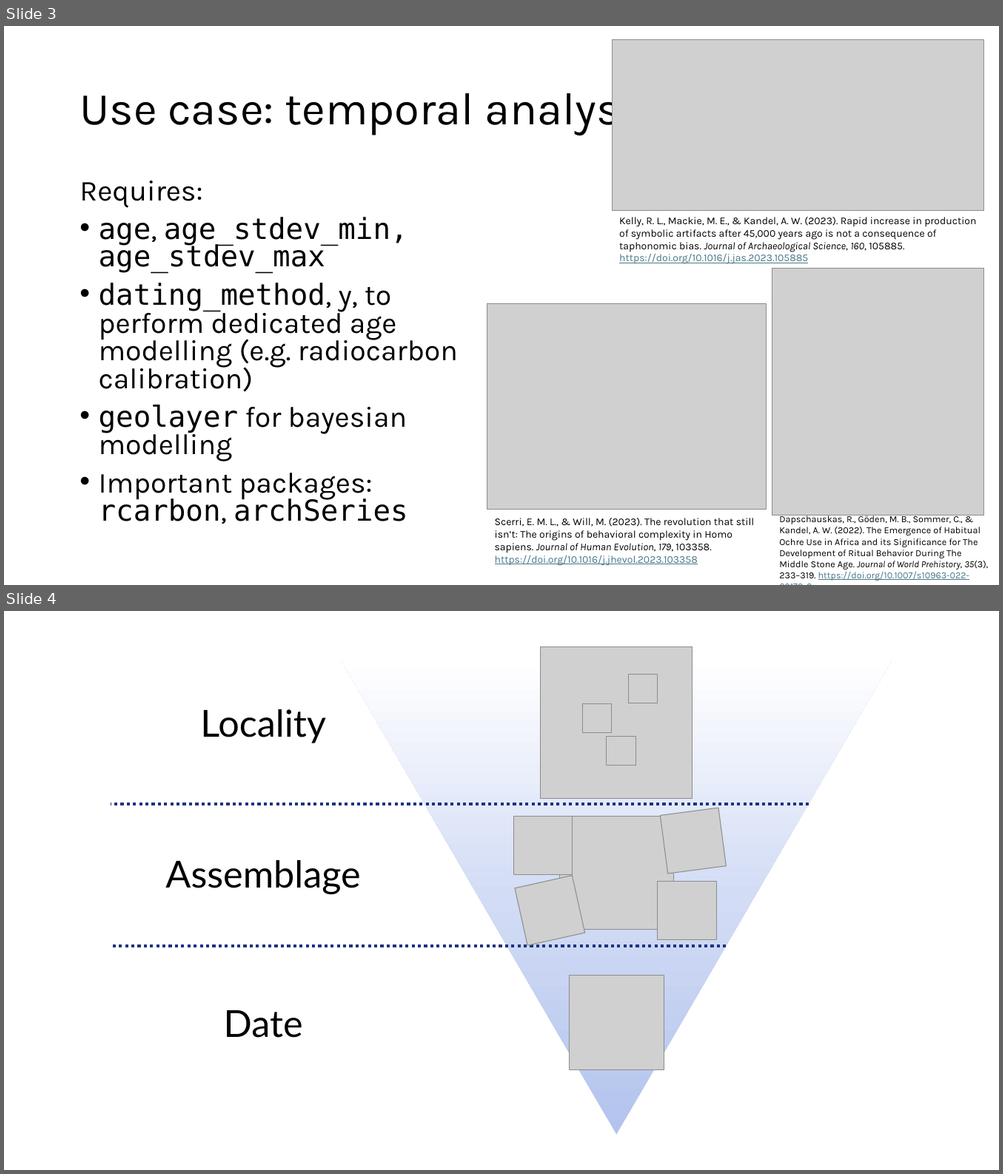
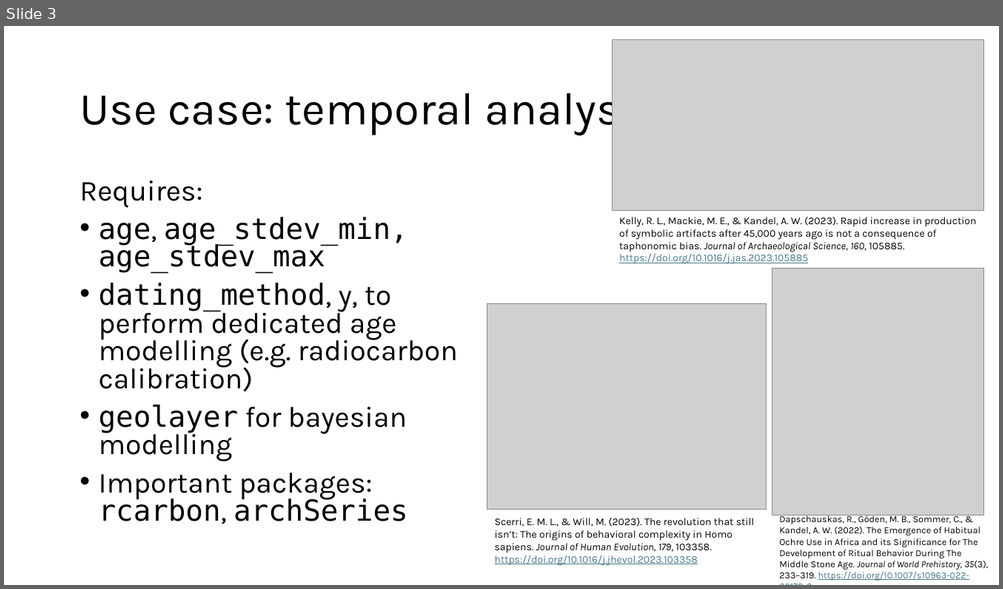
Before and after one commit to sommergeo/roadDB, a slide deck: docs/2024-12-02_Background.pptx. Shown one above the other, each under a label of ours: slides 3 and 4 before the commit, slide 3 after it. The pictures are 1003x1174 and 1003x589 pixels, drawn with LibreOffice and Linux fonts; fonts in the diff are those of the drawing; grey boxes stand for pictures; background and template pictures are left out. Boxes give left, top, right and bottom in pixels: in the first picture for what was removed or moved away, otherwise in the second. Text is boxed around its words. In the diff, an @@ line names an element or a change of style, - is before the commit and + after.

```diff
--- a/docs/2024-12-02_Background.pptx
+++ b/docs/2024-12-02_Background.pptx
@@ slide 4 removed at [4,611,999,1170], background #FFFFFF @@
@@ picture removed at [540,647,692,798] @@
@@ triangle removed at [341,659,893,1135] @@
@@ picture removed at [629,675,657,703] @@
@@ text removed at [200,709,326,743] @@
-Locality
@@ picture removed at [582,703,612,732] @@
@@ picture removed at [606,736,635,766] @@
@@ line removed from (808, 804) to (111, 804) @@
@@ picture removed at [660,808,726,874] @@
@@ picture removed at [514,816,572,875] @@
@@ picture removed at [560,816,673,930] @@
@@ text removed at [165,860,360,894] @@
-Assemblage
@@ picture removed at [515,875,585,945] @@
@@ picture removed at [657,881,717,940] @@
@@ line removed from (726, 947) to (111, 947) @@
@@ picture removed at [569,976,663,1071] @@
@@ text removed at [224,1011,303,1038] @@
-Date
```
Also in this commit, not shown: 1 slide added, 6 other files.
